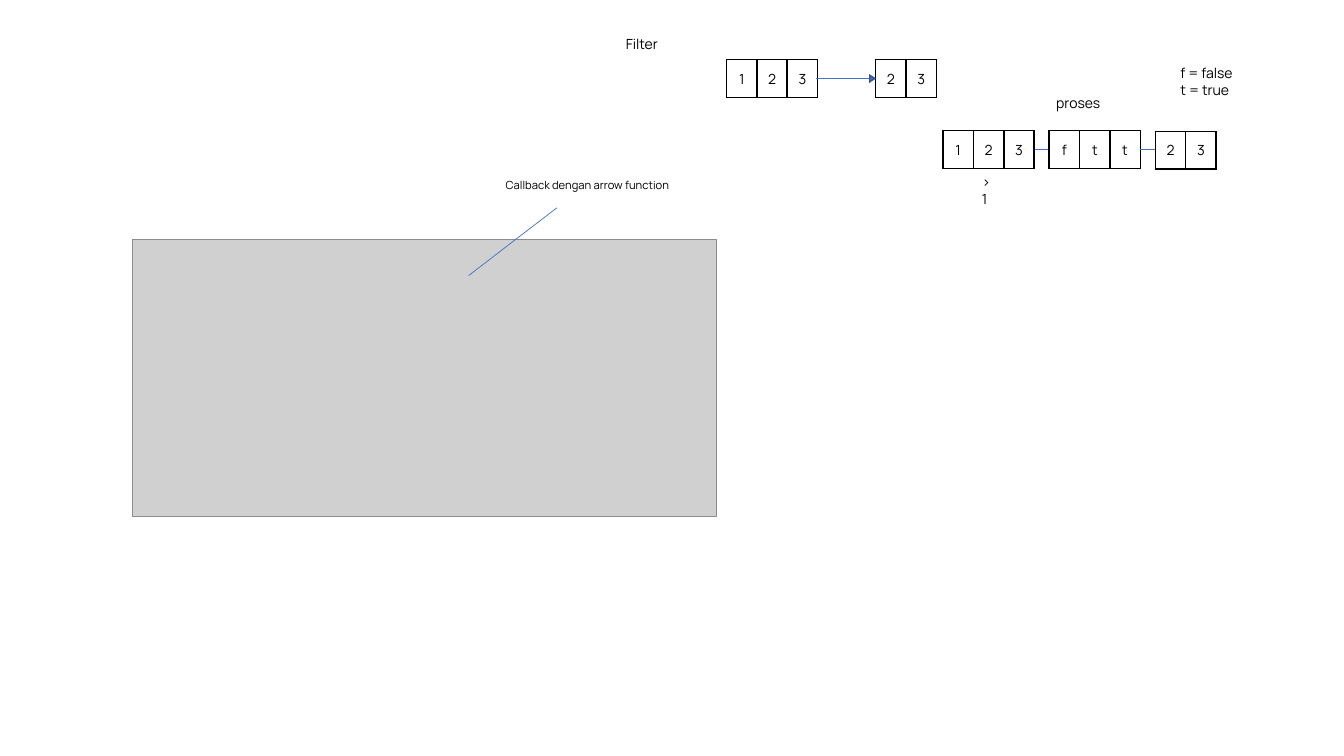
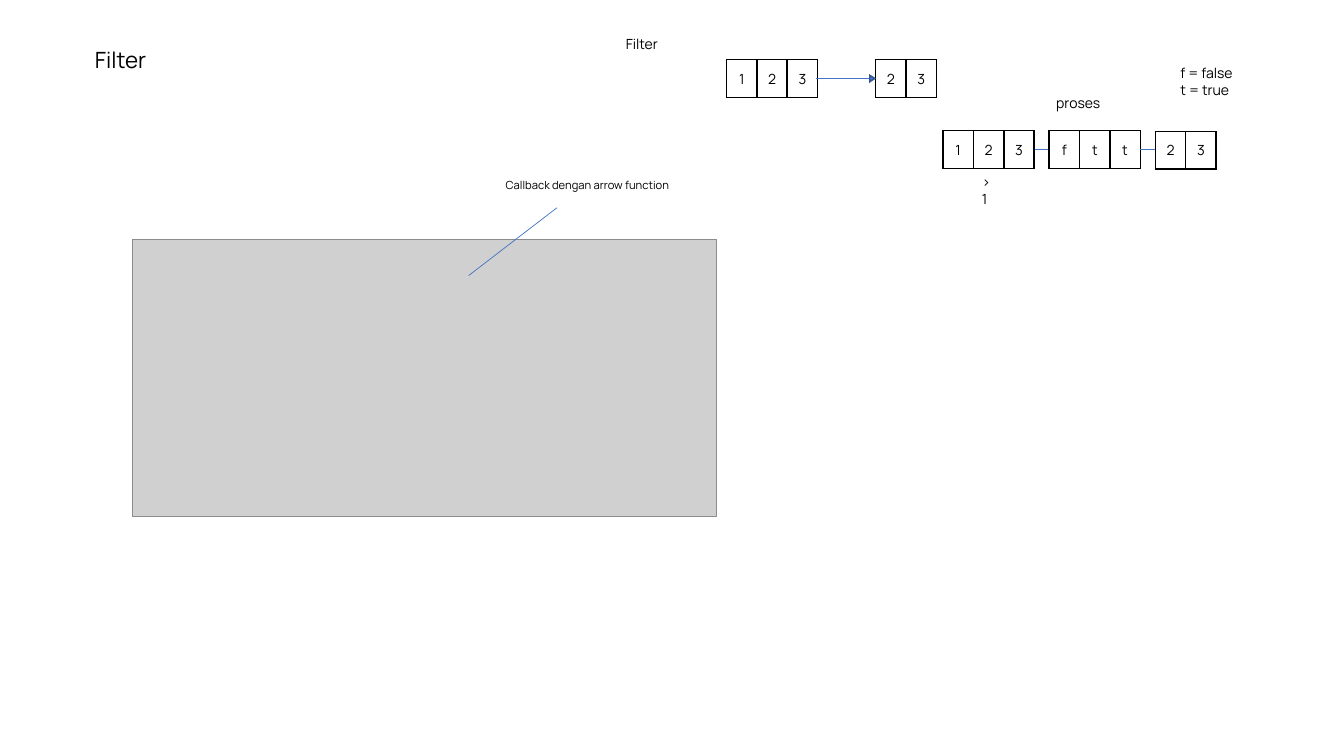
Before and after one commit to saddam-satria/learning-material, a slide deck: slide 9 of march/week-1/meeting-2/PPT.pptx (slide 7 before the commit). Drawn at 1344x756 pixels with LibreOffice and Linux fonts; fonts in the diff are those of the drawing; grey boxes stand for pictures. Boxes give left, top, right and bottom in pixels: in the first picture for what was removed or moved away, otherwise in the second. Text is boxed around its words. In the diff, an @@ line names an element or a change of style, - is before the commit and + after.

```diff
--- a/march/week-1/meeting-2/PPT.pptx
+++ b/march/week-1/meeting-2/PPT.pptx
@@ text added at [95, 51, 146, 69], 16 pt, text #000000 @@
+Filter
```
Also in this commit, not shown: 8 other slides changed, 2 slides added, 9 other files.
